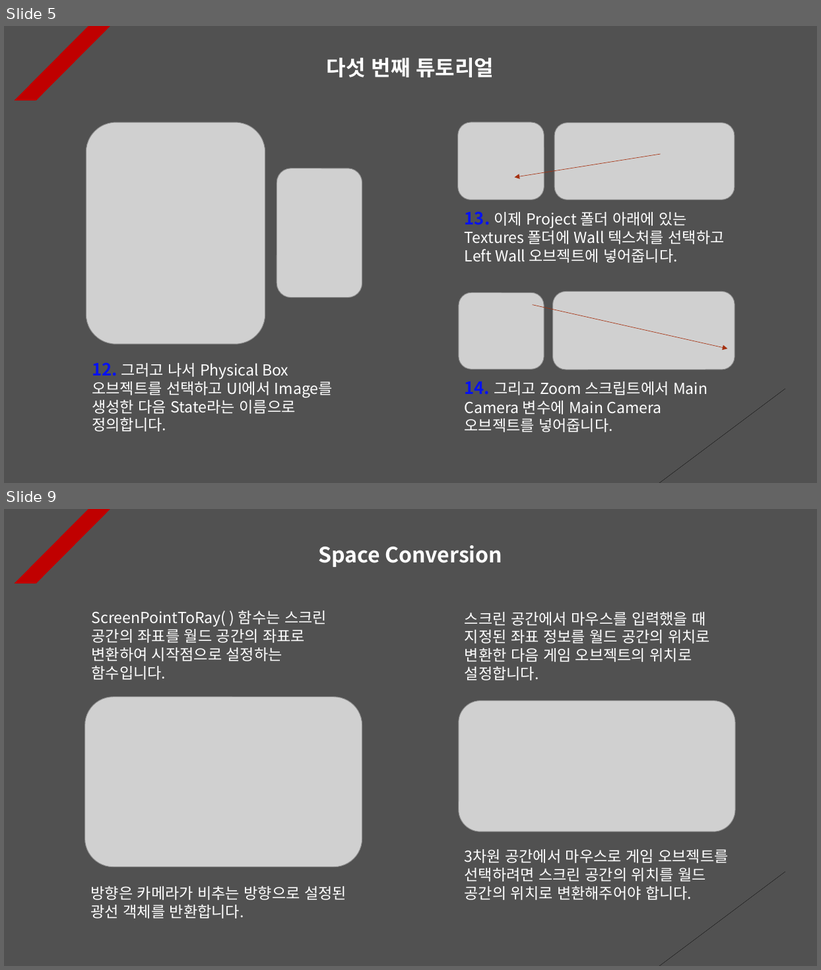
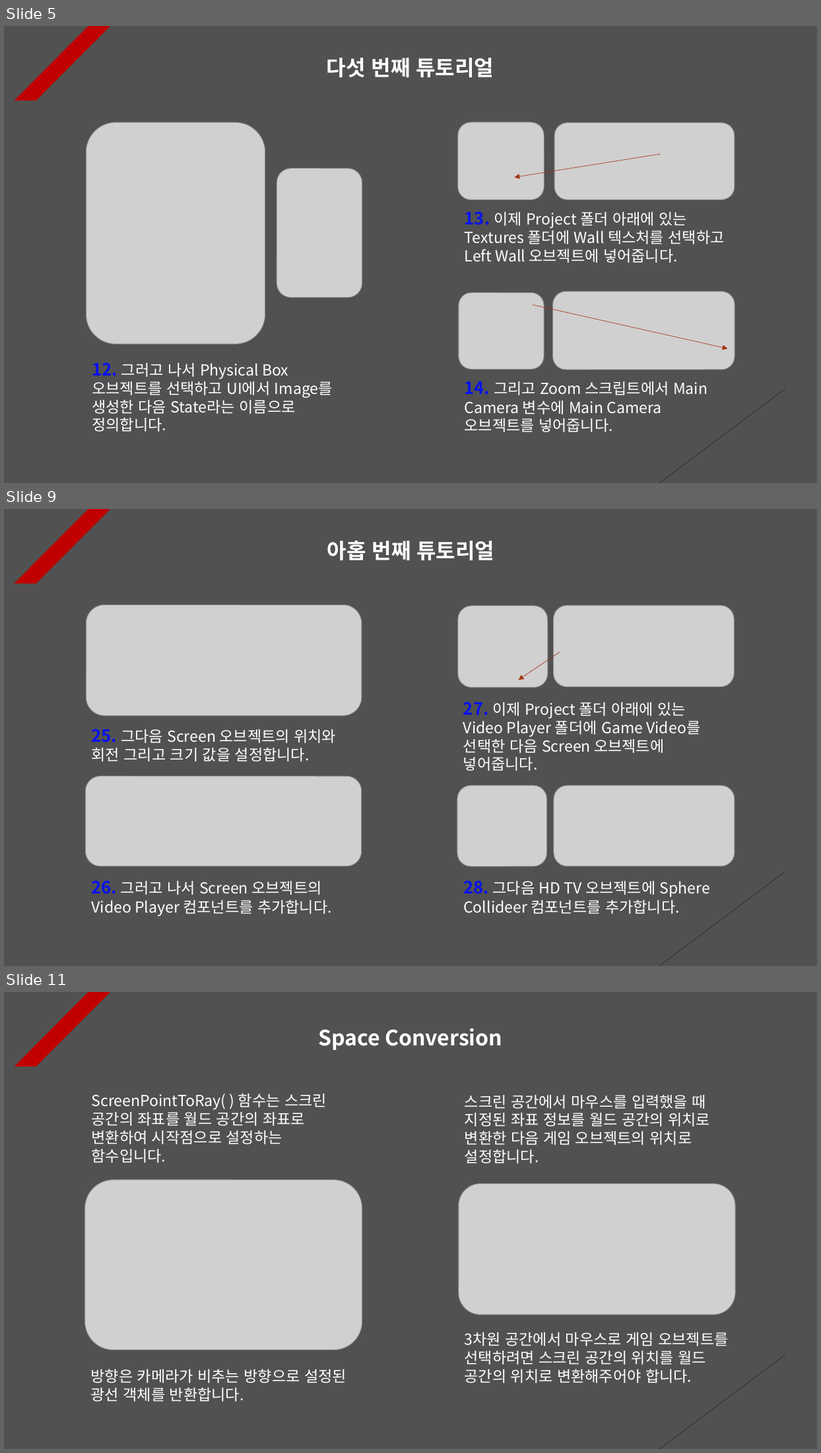
Before and after one commit to Unity2033/3D-UnityEngine, a slide deck: Assets/Class/Mouse Function/PPT Data/Mouse Example.pptx. Shown one above the other, each under a label of ours: slides 5 and 9 before the commit, slides 5, 9 and 11 after it; the slides between them are not shown. The pictures are 821x970 and 821x1453 pixels, drawn with LibreOffice and Linux fonts; fonts in the diff are those of the drawing; grey boxes stand for pictures. Boxes give left, top, right and bottom in pixels: in the first picture for what was removed or moved away, otherwise in the second. Text is boxed around its words. In the diff, an @@ line names an element or a change of style, - is before the commit and + after.

```diff
--- a/Assets/Class/Mouse Function/PPT Data/Mouse Example.pptx
+++ b/Assets/Class/Mouse Function/PPT Data/Mouse Example.pptx
@@ slide 9 added at <box>4,509,817,966</box>, background #515151; not listed: 2 template elements that a slide beside it also shows @@
@@ text added at <box>327,541,495,560</box>, 25 pt, text #FFFFFF, bold @@
+아홉 번째 튜토리얼
@@ picture added at <box>86,605,362,716</box> @@
@@ picture added at <box>458,606,547,688</box> @@
@@ picture added at <box>554,605,734,687</box> @@
@@ arrow added from (560, 652) to (519, 680), #A5300F 0.5 pt dashed @@
@@ text added at <box>463,702,700,771</box>, 18 pt, text #FFFFFF @@
+27. 이제 Project 폴더 아래에 있는 Video Player 폴더에 Game Video를 선택한 다음 Screen 오브젝트에 넣어줍니다.
@@ text added at <box>92,729,336,762</box>, 18 pt, text #FFFFFF @@
+25. 그다음 Screen 오브젝트의 위치와 회전 그리고 크기 값을 설정합니다.
@@ picture added at <box>86,776,362,867</box> @@
@@ picture added at <box>457,786,547,867</box> @@
@@ picture added at <box>554,786,735,867</box> @@
@@ text added at <box>91,881,332,916</box>, 18 pt, text #FFFFFF @@
+26. 그러고 나서 Screen 오브젝트의 Video Player 컴포넌트를 추가합니다.
@@ text added at <box>463,881,710,914</box>, 18 pt, text #FFFFFF @@
+28. 그다음 HD TV 오브젝트에 Sphere Collideer 컴포넌트를 추가합니다.
@@ what was slide 9 is now slide 11 @@
```
Also in this commit, not shown: 1 slide changed, 3 other slides added, 8 other files.
